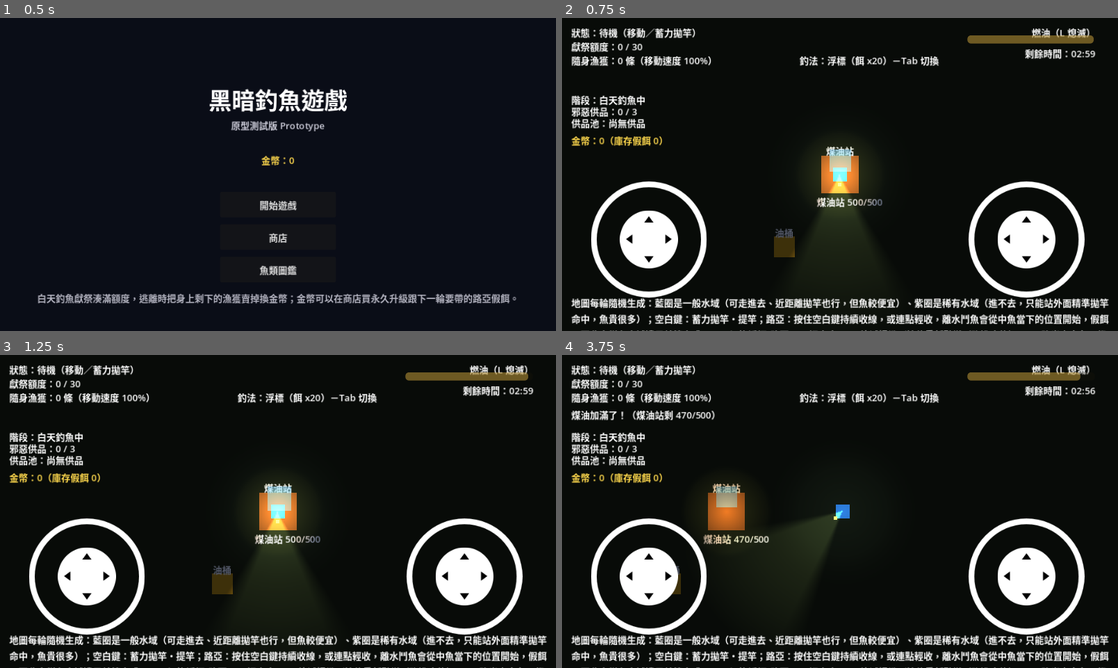
Above: before the commit, frames 1-4 (two rows, left to right).
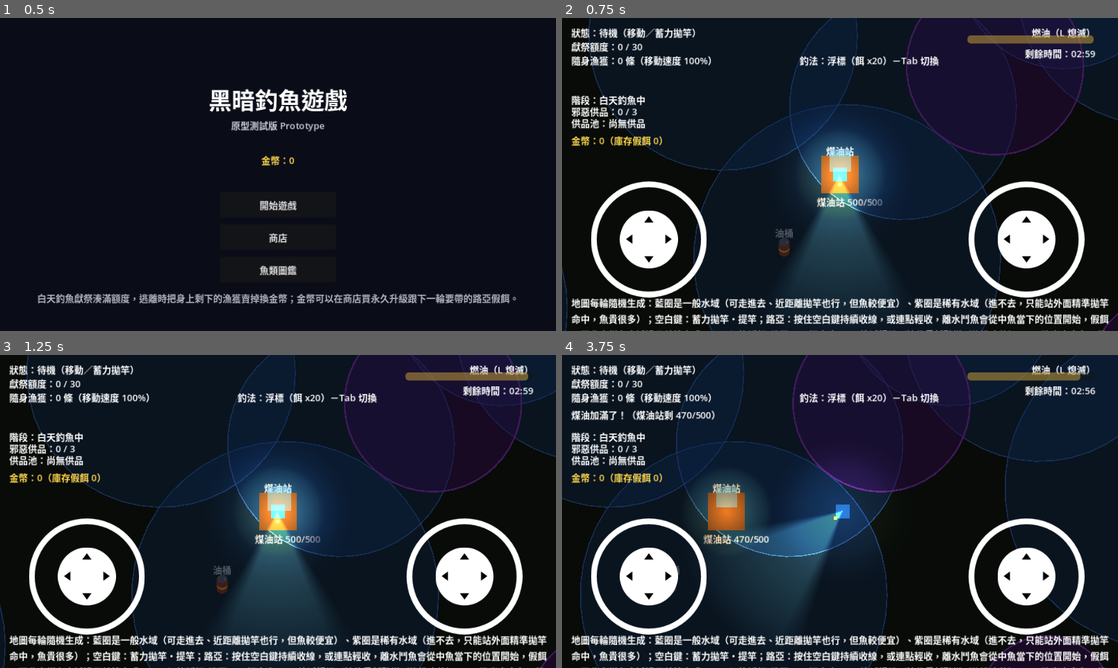
Above: after the commit, the same moments.

Repository: brian18964-bot/fishock
Game: Godot game, scene res://scenes/title_screen.tscn
Two runs of this game, one before a commit and one after it. Both use one fixed random seed, a clock stepped at 60 frames per second and the inputs below.
Inputs (mouse positions are in pixels of both pictures, inside the frame that each line leads up to):
- Up to frame 1 (0.5 s): no input
- Up to frame 2 (0.75 s): click "開始遊戲" at 0.5 s
- Up to frame 3 (1.25 s): no input
- Up to frame 4 (3.75 s): tap Enter at 1.25 s; move the mouse to (962, 495) at 1.27 s; hold Right (ui_right) 1.28-2 s; hold F 1.28-2 s; click (962, 495) at 1.42 s; tap Space at 1.52 s; drag from (728, 527) to (812, 574) at 2.02 s; move the mouse to (895, 442) at 2.77 s; hold Right (ui_right) 2.78-3.5 s; hold Shift 2.78-3.5 s; drag from (812, 574) to (678, 583) at 3.52 s

Frame 1 is identical in both runs. In frame 2, 33% of the frame differs, in the area x 0-100%, y 0-100%; in frame 3, 33%; in frame 4, 38%.

Commit message:
Fix water zones being invisible, apply real oil barrel sprite
Root cause of "water areas still look too sparse" after the previous
map_generator spawn fix: GroundBackground is an opaque full-map
ColorRect at the default z_index (0), while WaterZone draws at
z_index -5, so the ground has been painted over every water zone the
whole time, independent of whether zones were in the tree. Verified
via an isolated headless render (two bare WaterZone nodes draw fine
on their own) and confirmed visually in the full game scene before
and after: zones are now clearly visible, covering a large share of
the map. Moved GroundBackground to z_index -10 so it sits behind
water zones instead of in front of them.

Also swaps the oil drum's placeholder ColorRect for the real 3D-render
POC sprite (oil_barrel_55deg_albedo/normal.png via a CanvasTexture),
confirmed in-game with correct ambient darkness. This is the first
real, non-placeholder art asset in the game.

Diff:
--- a/scenes/main.tscn
+++ b/scenes/main.tscn
@@ -33,6 +33,7 @@
 offset_bottom = 1350.0
 color = Color(0.1, 0.13, 0.08, 1)
 mouse_filter = 2
+z_index = -10
 
 [node name="Darkness" type="CanvasModulate" parent="."]
 color = Color(0.32, 0.34, 0.4, 1)
--- a/scenes/oil_drum.tscn
+++ b/scenes/oil_drum.tscn
@@ -1,20 +1,23 @@
-[gd_scene load_steps=3 format=3]
+[gd_scene load_steps=5 format=3]
 
 [ext_resource type="Script" path="res://scripts/oil_drum.gd" id="1"]
+[ext_resource type="Texture2D" path="res://assets/sprites/oil_drum/oil_barrel_55deg_albedo.png" id="2"]
+[ext_resource type="Texture2D" path="res://assets/sprites/oil_drum/oil_barrel_55deg_normal.png" id="3"]
 
 [sub_resource type="RectangleShape2D" id="RectangleShape2D_drum"]
 size = Vector2(36, 36)
+
+[sub_resource type="CanvasTexture" id="CanvasTexture_drum"]
+diffuse_texture = ExtResource("2")
+normal_texture = ExtResource("3")
 
 [node name="OilDrum" type="Area2D"]
 script = ExtResource("1")
 z_index = 3
 
-[node name="Visual" type="ColorRect" parent="."]
-offset_left = -18.0
-offset_top = -18.0
-offset_right = 18.0
-offset_bottom = 18.0
-color = Color(0.75, 0.55, 0.1, 1)
+[node name="Visual" type="Sprite2D" parent="."]
+texture = SubResource("CanvasTexture_drum")
+scale = Vector2(0.075, 0.075)
 
 [node name="Label" type="Label" parent="."]
 offset_left = -30.0
